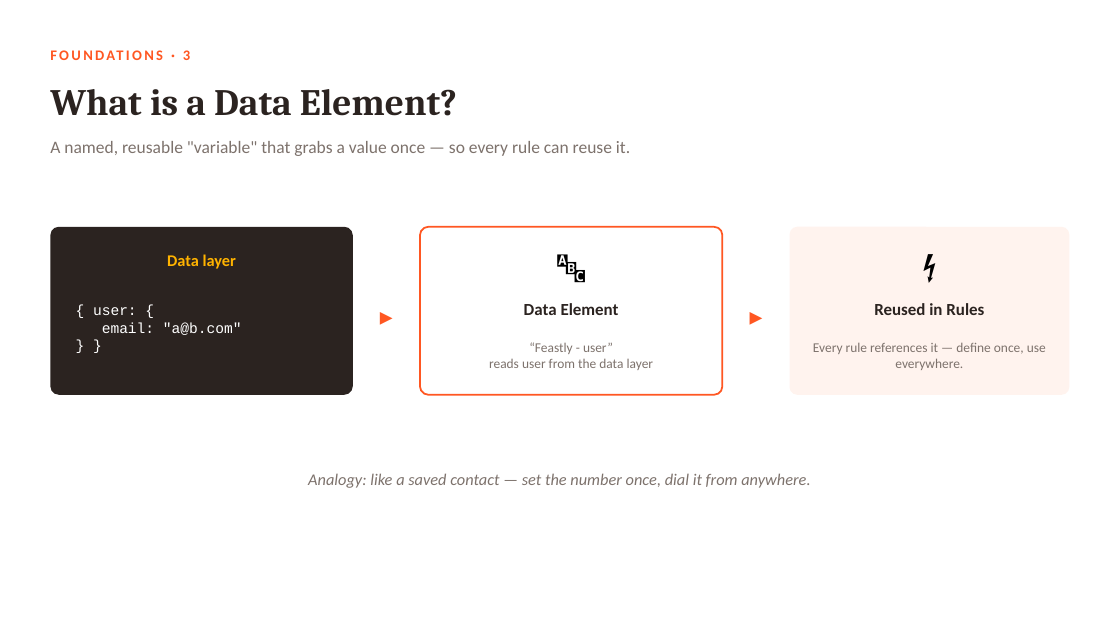
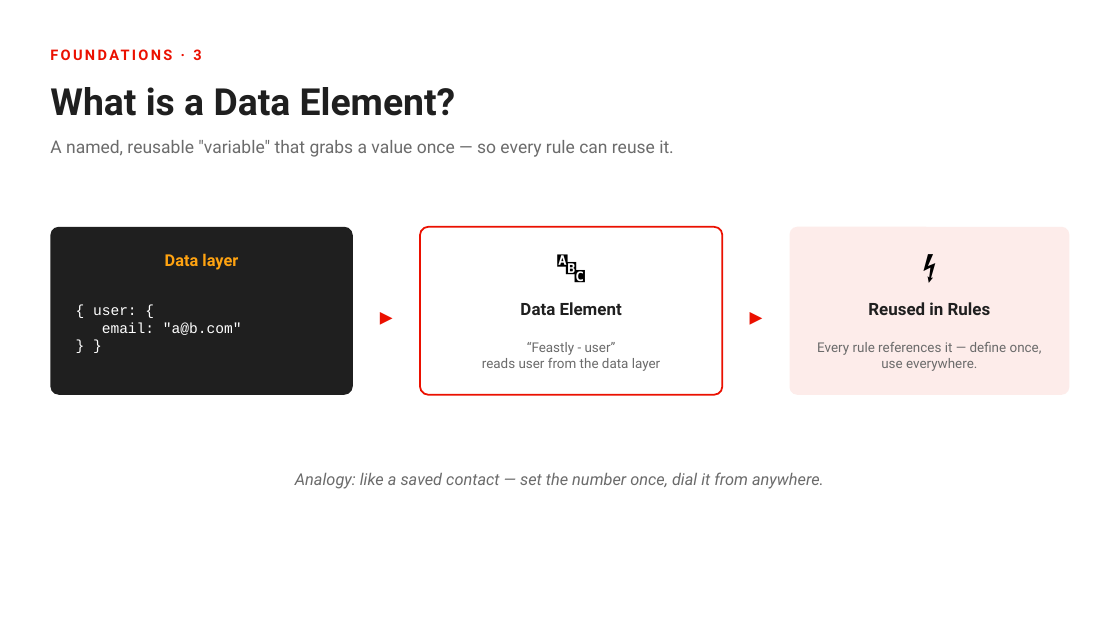
Before and after one commit to princeparvat80/aep-data-collection-food-demo, a slide deck: slide 8 of presentation/Feastly-DataCollection-to-AEP.pptx. Drawn at 1120x630 pixels with LibreOffice and Linux fonts; fonts in the diff are those of the drawing. Boxes give left, top, right and bottom in pixels: in the first picture for what was removed or moved away, otherwise in the second. Text is boxed around its words. In the diff, an @@ line names an element or a change of style, - is before the commit and + after.

```diff
--- a/presentation/Feastly-DataCollection-to-AEP.pptx
+++ b/presentation/Feastly-DataCollection-to-AEP.pptx
@@ text "FOUNDATIONS · 3" at [193,49,201,60]: font Calibri to Roboto, text colour #FF5722 to #EB1000 @@
@@ text "What is a Data Element?" at [50,87,456,116]: font Cambria to Roboto, text colour #2B2320 to #1F1F1F @@
@@ rounded rectangle at [50,227,353,395]: fill #2B2320 to #1F1F1F @@
@@ rounded rectangle at [420,227,723,395]: outline #FF5722 1.5 pt to #EB1000 1.5 pt @@
@@ rounded rectangle at [790,227,1070,395]: fill #FFF3EE to #FDECEA @@
@@ text "Data layer" at [165,253,238,270]: font Calibri to Roboto, text colour #FFB300 to #FFA311 @@
@@ text "▸" at [365,290,408,340]: text colour #FF5722 to #EB1000 @@
@@ text "Data Element" at [520,302,622,315]: font Calibri to Roboto, text colour #2B2320 to #1F1F1F @@
@@ text "▸" at [735,290,777,340]: text colour #FF5722 to #EB1000 @@
@@ text "Reused in Rules" at [868,302,991,315]: font Calibri to Roboto, text colour #2B2320 to #1F1F1F @@
@@ font Calibri to Roboto, text colour #7D726C to #6B6B6B in 4 elements at [50,140,674,157], [482,342,660,371], [817,342,1042,371], [295,472,824,489] @@
```
Also in this commit, not shown: 22 other slides changed, 1 other file.
